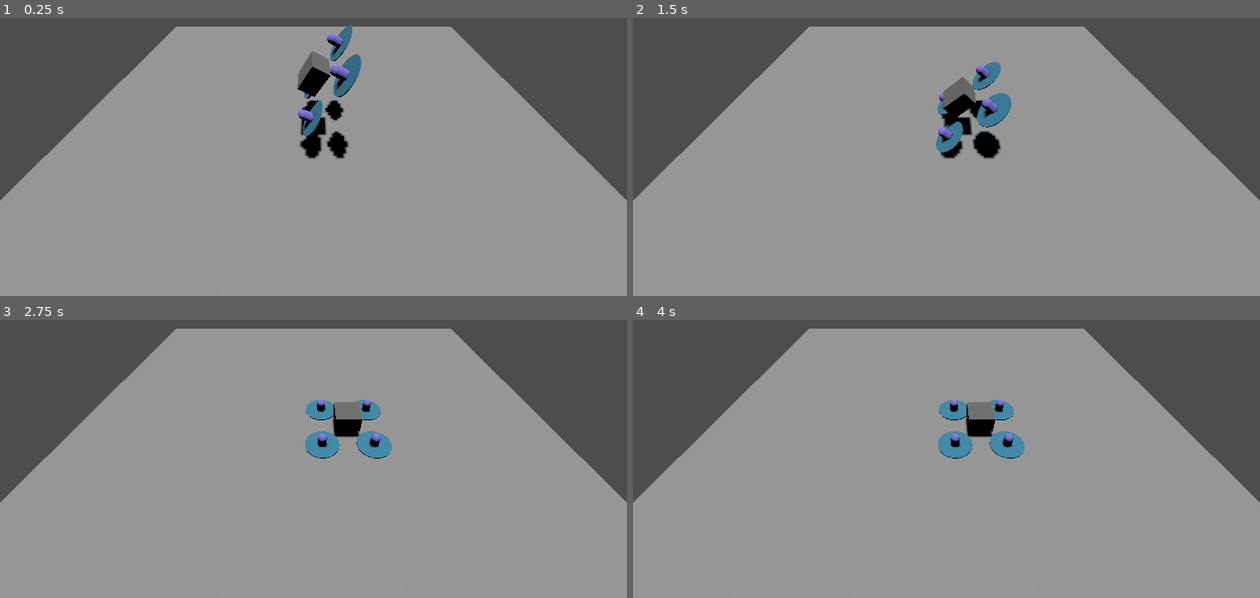
Above: before the commit, frames 1-4 (two rows, left to right).
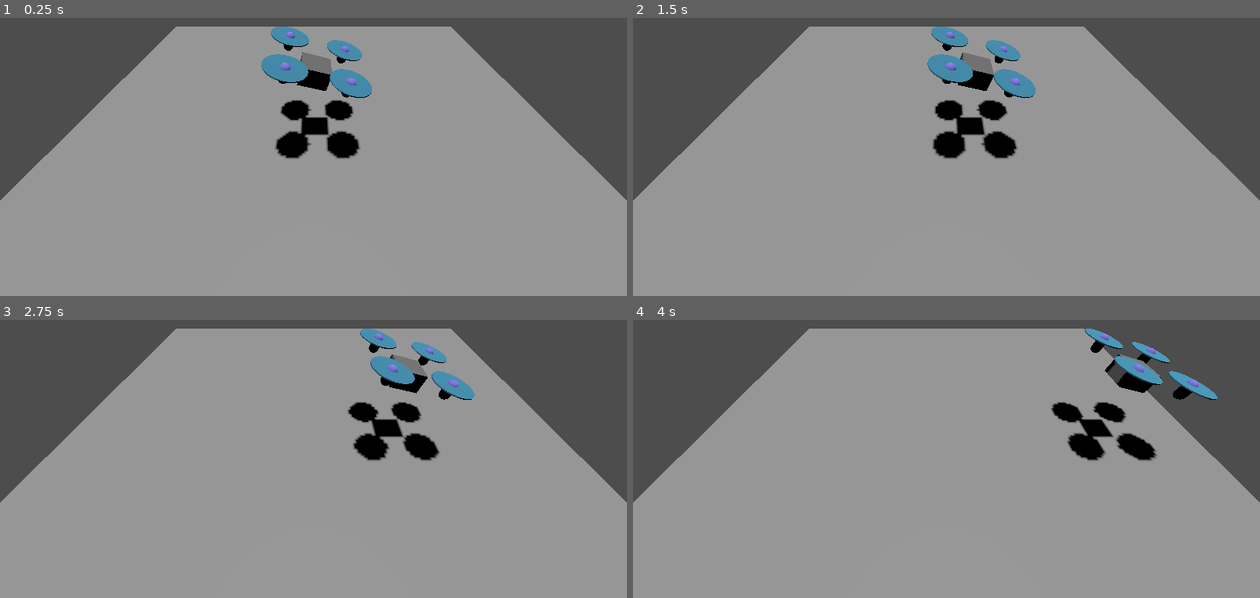
Above: after the commit, the same moments.

Repository: niqzart/godot-tiltrotor
Game: Godot game, scene res://scenes/main/main.tscn
Two runs of this game, one before a commit and one after it. Both use one fixed random seed, a clock stepped at 60 frames per second and the inputs below.
Inputs:
- Up to frame 1 (0.25 s): no input
- Up to frame 2 (1.5 s): hold Keypad 4 (right_rotor_collective_backwards) 0.53-1.28 s; tap Space (enable_pid) at 0.6, 1.35 s; hold A (left_rotor_collective_backwards) from 1.28 s (still down)
- Up to frame 3 (2.75 s): release A (left_rotor_collective_backwards) at 2.03 s; hold Keypad 4 (right_rotor_collective_backwards) from 2.03 s (still down); tap Space (enable_pid) at 2.1 s
- Up to frame 4 (4 s): release Keypad 4 (right_rotor_collective_backwards) at 2.78 s; hold D (left_rotor_collective_forwards) 2.78-3.53 s; tap Space (enable_pid) at 2.85, 3.6 s; hold A (left_rotor_collective_backwards) from 3.53 s (still down)

The runs differ from the first frame. In frame 1, 3.8% of the frame differs, in the area x 41-60%, y 2-51%; in frame 2, 4.2%; in frame 3, 4.7%; in frame 4, 5.2%, in the area x 48-94%, y 3-51%.

Commit message:
feat: applying force from the propeller (hover test)

Diff:
--- a/scenes/aircraft/components/propeller/propeller.gd
+++ b/scenes/aircraft/components/propeller/propeller.gd
@@ -23,3 +23,12 @@
 
 func _ready() -> void:
     self._attach_to_parent()
+
+
+@onready var blades = $Blades
+
+
+func _physics_process(_delta: float) -> void:
+    var force = self.rigid_body.basis * Vector3(0, 2.5, 0)
+    force *= 2.5 / force.y
+    self.rigid_body.apply_force(force, self.rigid_body.basis * self.blades.position)
--- /dev/null
+++ b/scenes/aircraft/quadcopter/quadcopter.gd
@@ -0,0 +1,5 @@
+extends RigidBody3D
+
+
+func _physics_process(_delta: float) -> void:
+    print(self.position, self.rotation)
--- a/scenes/aircraft/quadcopter/quadcopter.tscn
+++ b/scenes/aircraft/quadcopter/quadcopter.tscn
@@ -1,5 +1,6 @@
-[gd_scene load_steps=5 format=3 uid="uid://sb2l46r6bdwo"]
+[gd_scene load_steps=6 format=3 uid="uid://sb2l46r6bdwo"]
 
+[ext_resource type="Script" uid="uid://dyhrekf0cg3wh" path="res://scenes/aircraft/quadcopter/quadcopter.gd" id="1_ee8f0"]
 [ext_resource type="PackedScene" uid="uid://dqrra2qc2dtll" path="res://scenes/aircraft/components/propeller/propeller.tscn" id="2_qc8jv"]
 
 [sub_resource type="BoxShape3D" id="BoxShape3D_gxlkk"]
@@ -14,6 +15,7 @@
 
 [node name="Quadcopter" type="RigidBody3D"]
 center_of_mass_mode = 1
+script = ExtResource("1_ee8f0")
 
 [node name="Frame" type="CollisionShape3D" parent="."]
 shape = SubResource("BoxShape3D_gxlkk")
--- a/scenes/main/main.tscn
+++ b/scenes/main/main.tscn
@@ -19,4 +19,4 @@
 size = 12.458
 
 [node name="Quadcopter" parent="." instance=ExtResource("3_k2fmo")]
-transform = Transform3D(-0.50000006, 0.86602545, 0, -0.86602545, -0.50000006, 0, 0, 0, 1, 0, 7, 0)
+transform = Transform3D(0.9659259, 0.2588191, 0, -0.2588191, 0.9659259, 0, 0, 0, 1, 0, 7, 0)
Not shown, added: scenes/aircraft/quadcopter/quadcopter.gd.uid
